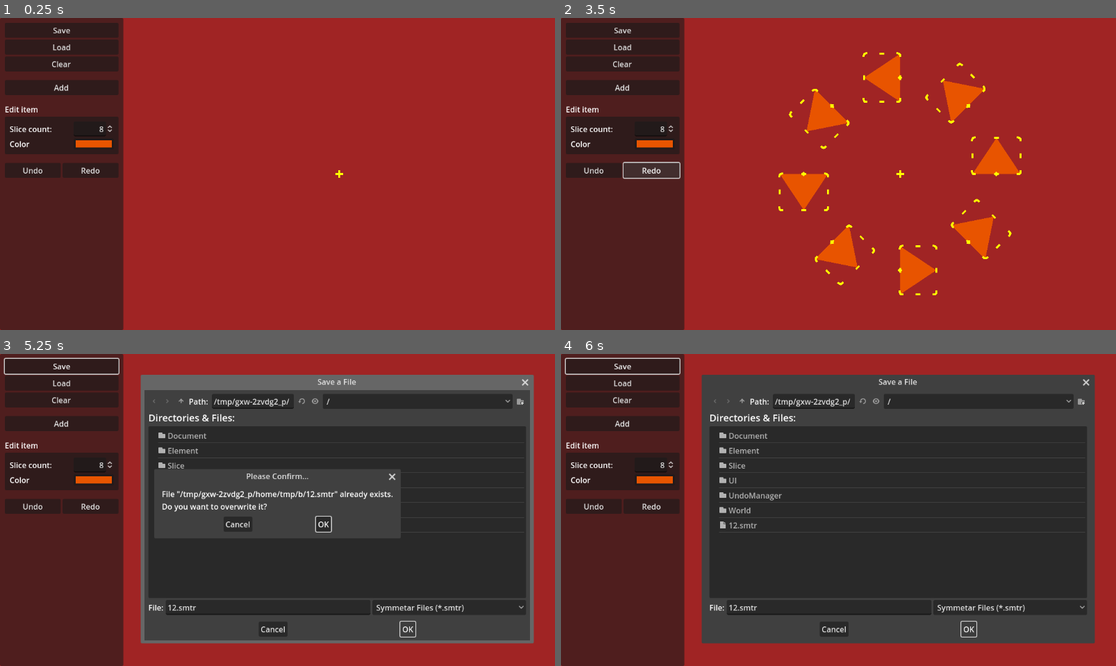
Above: before the commit, frames 1-4 (two rows, left to right).
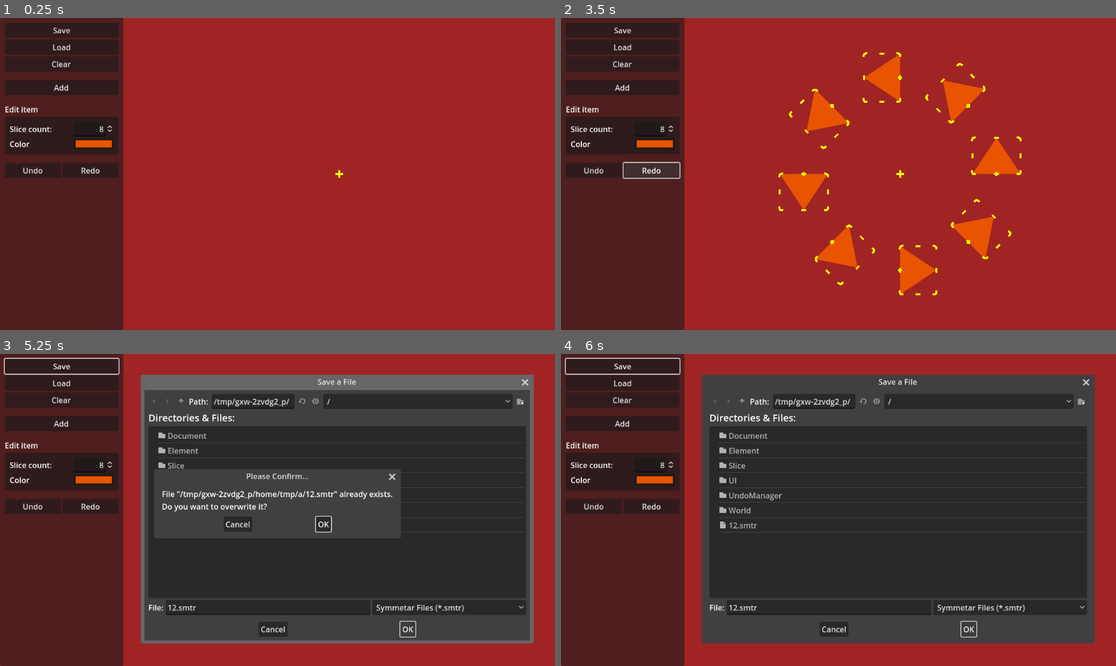
Above: after the commit, the same moments.

Repository: zoeesilcock/symmetar
Game: Godot game, scene res://Main.tscn
Same seed, same stepped clock (60 frames per second), same inputs: the game is played once before the commit and once after it.
Inputs (mouse positions are in pixels of both pictures, inside the frame that each line leads up to):
- Up to frame 1 (0.25 s): no input
- Up to frame 2 (3.5 s): click "Clear" at 0.5 s; click "Add" at 1.25 s; click "Undo" at 2 s; click "Redo" at 2.75 s
- Up to frame 3 (5.25 s): click "Save" at 3.5 s; click (266, 606) at 4.27 s; type "12" at 4.35 s; click "OK" at 5 s
- Up to frame 4 (6 s): click "OK" at 5.75 s

Frames 1-2 are identical in both runs. In frame 3, 0.2% of the frame differs, in the area x 52-71%, y 14-47%; in frame 4, less than 0.1%.

Commit message:
Allow changing the pivot point of Slices

Diff:
--- a/Element/Element.gd
+++ b/Element/Element.gd
@@ -25,6 +25,7 @@
 	state.slice_count_changed.connect(_on_slice_count_state_changed)
 	state.slice_rotation_changed.connect(_on_slice_rotation_state_changed)
 	state.slice_position_changed.connect(_on_slice_position_state_changed)
+	state.slice_pivot_changed.connect(_on_slice_pivot_state_changed)
 	state.slice_color_changed.connect(_on_slice_color_state_changed)
 
 	_instantiate_slices()
@@ -57,6 +58,10 @@
 	slices[0].position = state.slice_position
 	_update_slice_positions()
 
+func _on_slice_pivot_state_changed() -> void:
+	slices[0].slice_pivot = state.slice_pivot
+	_update_slice_positions()
+
 func _on_slice_color_state_changed() -> void:
 	for slice : Slice in slices:
 		slice.set_color(state.slice_color)
@@ -66,6 +71,15 @@
 
 func _on_slice_rotation_changed(slice_index : int) -> void:
 	_update_slice_rotations(slice_index)
+
+func _on_slice_rotation_ended(slice_index : int) -> void:
+	state_changed.emit(slice_index)
+
+func _on_slice_pivot_changed(slice_index : int) -> void:
+	_update_slice_positions(slice_index)
+
+func _on_slice_pivot_ended(slice_index : int) -> void:
+	state_changed.emit(slice_index)
 
 func _on_slice_color_changed() -> void:
 	for slice : Slice in slices:
@@ -91,6 +105,7 @@
 	slices[index].init(
 		state.slice_position,
 		state.slice_rotation,
+		state.slice_pivot,
 		index,
 		state.index,
 		state.slice_color
@@ -98,6 +113,9 @@
 
 	slices[index].position_changed.connect(_on_slice_position_changed)
 	slices[index].rotation_changed.connect(_on_slice_rotation_changed)
+	slices[index].rotating_ended.connect(_on_slice_rotation_ended)
+	slices[index].pivot_changed.connect(_on_slice_pivot_changed)
+	slices[index].pivot_ended.connect(_on_slice_pivot_ended)
 	slices[index].dragging_ended.connect(_on_slice_dragging_ended)
 	slices[index].selected.connect(_on_slice_selected)
 
@@ -120,11 +138,13 @@
 
 		if index != slice_index:
 			slices[index].position = slice_position - position
+			slices[index].slice_pivot = slice.slice_pivot
 
 	# Update the state
 	state.radius = origin_radius
 	state.slice_rotation = slices[0].rotation
 	state.slice_position = slices[0].position
+	state.slice_pivot = slices[0].slice_pivot
 
 func _update_slice_rotations(slice_index : int = 0) -> void:
 	var slice_rotation : float = slices[slice_index].rotation
--- a/Element/ElementState.gd
+++ b/Element/ElementState.gd
@@ -27,6 +27,12 @@
 			slice_position = value
 			slice_position_changed.emit()
 
+@export var slice_pivot : Vector2:
+	set(value):
+		if value != slice_pivot:
+			slice_pivot = value
+			slice_pivot_changed.emit()
+
 @export var slice_color : Color:
 	set(value):
 		if value != slice_color:
@@ -38,6 +44,7 @@
 signal slice_count_changed
 signal slice_rotation_changed
 signal slice_position_changed
+signal slice_pivot_changed
 signal slice_color_changed
 
 static func empty() -> ElementState:
--- a/Slice/Slice.gd
+++ b/Slice/Slice.gd
@@ -11,6 +11,12 @@
 @export var highlight_brighten : float
 @export var element_index : int
 @export var slice_index : int
+@export var slice_pivot : Vector2:
+	get:
+		return polygon.position
+	set(value):
+		polygon.position = value
+		_update_widget_positions()
 
 # Signals
 signal selected(index : int)
@@ -18,12 +24,17 @@
 signal dragging_ended(index : int)
 signal rotation_changed(index : int)
 signal rotating_ended(index : int)
+signal pivot_changed(index : int)
+signal pivot_ended(index : int)
 
 # Internal
 var is_selected : bool
 
 var is_dragging : bool
 var drag_offset : Vector2
+
+var is_pivoting	: bool
+var pivot_start : Vector2
 
 var is_rotating : bool
 var initial_theta : float
@@ -34,10 +45,11 @@
 var highlighted_color : Color
 var viewport : Viewport
 
-func init(p_slice_position : Vector2, p_slice_rotation : float, p_index : int, p_element_index : int, p_color : Color) -> void:
+func init(p_slice_position : Vector2, p_slice_rotation : float, p_slice_pivot : Vector2, p_index : int, p_element_index : int, p_color : Color) -> void:
 	name = "Slice" + str(p_index)
 	position = p_slice_position
 	rotation = p_slice_rotation
+	slice_pivot = p_slice_pivot
 	set_color(p_color)
 
 	slice_index = p_index
@@ -50,9 +62,16 @@
 
 	ui_state.selection_changed.connect(_on_selection_changed)
 	_connect_widget_signals()
+	_update_widget_positions()
+
+func _update_widget_positions() -> void:
 	slice_widgets.update_widget_positions(_get_rect())
 
 func _connect_widget_signals() -> void:
+	slice_widgets.pivot_widget.drag_started.connect(_pivot_started)
+	slice_widgets.pivot_widget.drag_updated.connect(_pivot_updated)
+	slice_widgets.pivot_widget.drag_ended.connect(_pivot_ended)
+
 	for rotation_widget : SliceWidget in slice_widgets.rotation_widgets:
 		rotation_widget.drag_started.connect(_rotation_started)
 		rotation_widget.drag_updated.connect(_rotation_updated)
@@ -132,6 +151,19 @@
 	polygon.color = original_color
 	rotating_ended.emit(slice_index)
 
+func _pivot_started(_event : InputEvent, world_position : Vector2) -> void:
+	pivot_start = position + slice_pivot.rotated(rotation)
+	is_pivoting = true
+
+func _pivot_updated(_event : InputEvent, world_position : Vector2) -> void:
+	slice_pivot = Vector2(pivot_start - world_position).rotated(-rotation)
+	position = pivot_start - slice_pivot.rotated(rotation)
+	pivot_changed.emit(slice_index)
+
+func _pivot_ended(_event : InputEvent, world_position : Vector2) -> void:
+	is_pivoting = false
+	pivot_ended.emit(slice_index)
+
 func _set_selection(enabled : bool) -> void:
 	is_selected = enabled
 
@@ -148,7 +180,7 @@
 
 func _is_point_in_slice(point : Vector2) -> bool:
 	return Geometry2D.is_point_in_polygon(
-		point,
+		point - slice_pivot,
 		polygon.get_polygon() * Transform2D(-rotation, Vector2.ZERO)
 	)
 
@@ -158,4 +190,4 @@
 	for vector : Vector2 in polygon.polygon:
 		rect = rect.expand(vector)
 
-	return rect
+	return polygon.transform * rect
